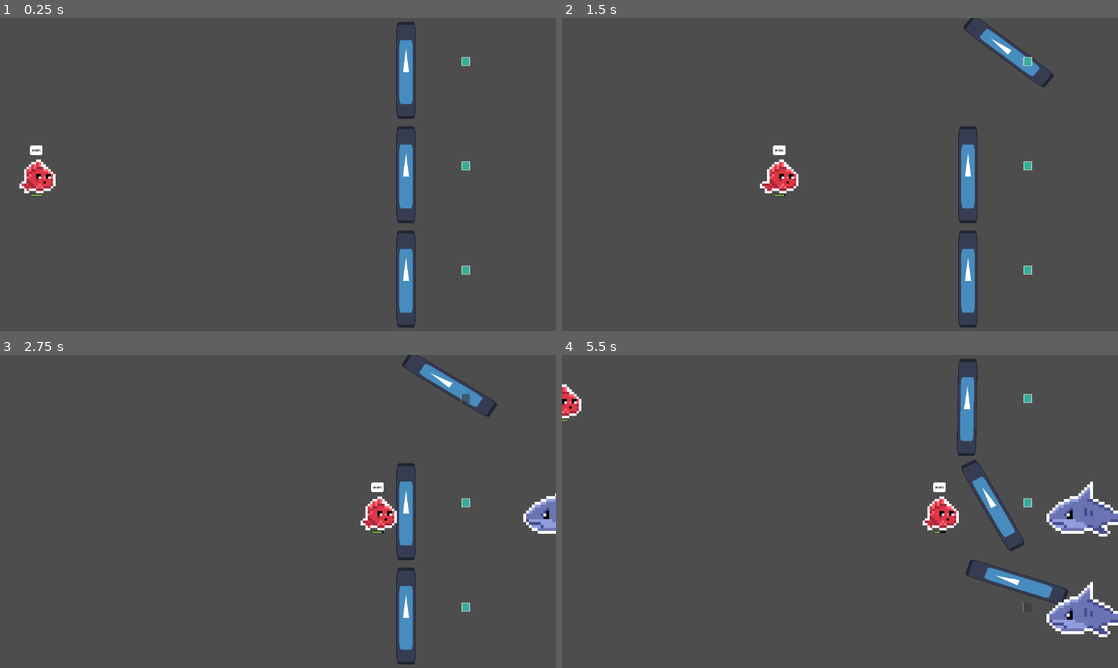
Above: before the commit, frames 1-4 (two rows, left to right).
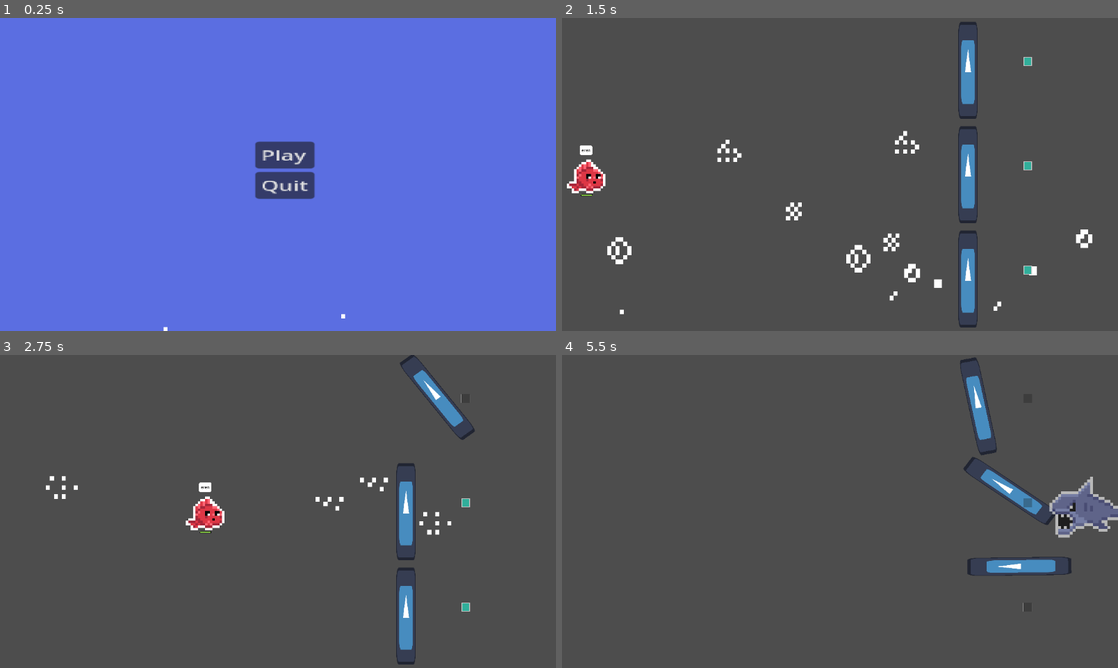
Above: after the commit, the same moments.

Repository: ernykt/fishjam_3
Game: Godot game, scene res://scenes/menu.tscn
Two runs of this game, one before a commit and one after it. Both use one fixed random seed, a clock stepped at 60 frames per second and the inputs below. Before the commit the project starts from res://scenes/main.tscn. The engine's default icon, where the game draws it, is replaced by a stand-in: a white triangle on a blue panel in a dark square.
Inputs (mouse positions are in pixels of both pictures, inside the frame that each line leads up to):
- Up to frame 1 (0.25 s): no input
- Up to frame 2 (1.5 s): click (1029, 61) at 0.52 s; click (845, 155) at 1.25 s, where only the run after the commit has a clickable "Play"
- Up to frame 3 (2.75 s): click (467, 398) at 2.02 s
- Up to frame 4 (5.5 s): click (1029, 502) at 2.77 s; click (1029, 608) at 3.52 s

The runs differ from the first frame. In frame 1, 100% of the frame differs, in the area x 0-100%, y 0-100%; in frame 2, 3.5%; in frame 3, 3.1%; in frame 4, 7.1%.
Error before the commit: Invalid assignment of property or key 'disabled' with value of type 'bool' on a base object of type 'null instance'. (res://scripts/door_1.gd:33)

Commit message:
menu

Diff:
--- a/project.godot
+++ b/project.godot
@@ -11,7 +11,7 @@
 [application]
 
 config/name="fishjam"
-run/main_scene="res://scenes/main.tscn"
+run/main_scene="res://scenes/menu.tscn"
 config/features=PackedStringArray("4.2", "Mobile")
 config/icon="res://icon.svg"
 
--- /dev/null
+++ b/scenes/bubble.tscn
@@ -0,0 +1,86 @@
+[gd_scene load_steps=13 format=3 uid="uid://qio331gnll4d"]
+
+[ext_resource type="Texture2D" uid="uid://crio7jgioocqo" path="res://sprites/Bubble_-_8x8.png" id="1_rg5dw"]
+[ext_resource type="Script" path="res://scripts/bubble.gd" id="2_j54cs"]
+
+[sub_resource type="AtlasTexture" id="AtlasTexture_ivhw0"]
+atlas = ExtResource("1_rg5dw")
+region = Rect2(0, 0, 8, 8)
+
+[sub_resource type="AtlasTexture" id="AtlasTexture_t5goe"]
+atlas = ExtResource("1_rg5dw")
+region = Rect2(8, 0, 8, 8)
+
+[sub_resource type="AtlasTexture" id="AtlasTexture_ehavp"]
+atlas = ExtResource("1_rg5dw")
+region = Rect2(16, 0, 8, 8)
+
+[sub_resource type="AtlasTexture" id="AtlasTexture_b13ms"]
+atlas = ExtResource("1_rg5dw")
+region = Rect2(24, 0, 8, 8)
+
+[sub_resource type="AtlasTexture" id="AtlasTexture_knwfn"]
+atlas = ExtResource("1_rg5dw")
+region = Rect2(32, 0, 8, 8)
+
+[sub_resource type="AtlasTexture" id="AtlasTexture_qio3b"]
+atlas = ExtResource("1_rg5dw")
+region = Rect2(40, 0, 8, 8)
+
+[sub_resource type="AtlasTexture" id="AtlasTexture_fxcax"]
+atlas = ExtResource("1_rg5dw")
+region = Rect2(48, 0, 8, 8)
+
+[sub_resource type="AtlasTexture" id="AtlasTexture_6cprx"]
+atlas = ExtResource("1_rg5dw")
+region = Rect2(56, 0, 8, 8)
+
+[sub_resource type="AtlasTexture" id="AtlasTexture_xudtk"]
+atlas = ExtResource("1_rg5dw")
+region = Rect2(64, 0, 8, 8)
+
+[sub_resource type="SpriteFrames" id="SpriteFrames_ibxht"]
+animations = [{
+"frames": [{
+"duration": 1.0,
+"texture": SubResource("AtlasTexture_ivhw0")
+}, {
+"duration": 1.0,
+"texture": SubResource("AtlasTexture_t5goe")
+}, {
+"duration": 1.0,
+"texture": SubResource("AtlasTexture_ehavp")
+}, {
+"duration": 1.0,
+"texture": SubResource("AtlasTexture_b13ms")
+}, {
+"duration": 1.0,
+"texture": SubResource("AtlasTexture_knwfn")
+}, {
+"duration": 1.0,
+"texture": SubResource("AtlasTexture_qio3b")
+}, {
+"duration": 1.0,
+"texture": SubResource("AtlasTexture_fxcax")
+}, {
+"duration": 1.0,
+"texture": SubResource("AtlasTexture_6cprx")
+}, {
+"duration": 1.0,
+"texture": SubResource("AtlasTexture_xudtk")
+}],
+"loop": false,
+"name": &"default",
+"speed": 5.0
+}]
+
+[node name="Node2D" type="AnimatedSprite2D"]
+z_index = -1
+scale = Vector2(8.25, 9.375)
+sprite_frames = SubResource("SpriteFrames_ibxht")
+autoplay = "default"
+frame = 8
+frame_progress = 1.0
+script = ExtResource("2_j54cs")
+
+[connection signal="animation_finished" from="." to="." method="_on_animation_finished"]
--- a/scenes/door_1.tscn
+++ b/scenes/door_1.tscn
@@ -55,6 +55,7 @@
 
 [node name="Button" type="Button" parent="Control"]
 z_index = 1
+layout_mode = 0
 offset_left = 387.0
 offset_top = 262.0
 offset_right = 446.0
--- a/scenes/menu.tscn
+++ b/scenes/menu.tscn
@@ -1,8 +1,83 @@
-[gd_scene load_steps=2 format=3 uid="uid://bikxd8cjpd8v6"]
+[gd_scene load_steps=15 format=3 uid="uid://bikxd8cjpd8v6"]
 
 [ext_resource type="Script" path="res://scripts/menu.gd" id="1_lfhuc"]
+[ext_resource type="Script" path="res://scripts/BubbleSpawner.gd" id="2_ptubg"]
+[ext_resource type="Texture2D" uid="uid://b6jjobevro6g" path="res://sprites/background.png" id="2_x114u"]
+[ext_resource type="Texture2D" uid="uid://crio7jgioocqo" path="res://sprites/Bubble_-_8x8.png" id="3_4y073"]
+
+[sub_resource type="AtlasTexture" id="AtlasTexture_khppm"]
+atlas = ExtResource("3_4y073")
+region = Rect2(0, 0, 8, 8)
+
+[sub_resource type="AtlasTexture" id="AtlasTexture_bu2ur"]
+atlas = ExtResource("3_4y073")
+region = Rect2(8, 0, 8, 8)
+
+[sub_resource type="AtlasTexture" id="AtlasTexture_ncwsf"]
+atlas = ExtResource("3_4y073")
+region = Rect2(16, 0, 8, 8)
+
+[sub_resource type="AtlasTexture" id="AtlasTexture_a2ojj"]
+atlas = ExtResource("3_4y073")
+region = Rect2(24, 0, 8, 8)
+
+[sub_resource type="AtlasTexture" id="AtlasTexture_77pp5"]
+atlas = ExtResource("3_4y073")
+region = Rect2(32, 0, 8, 8)
+
+[sub_resource type="AtlasTexture" id="AtlasTexture_tg56p"]
+atlas = ExtResource("3_4y073")
+region = Rect2(40, 0, 8, 8)
+
+[sub_resource type="AtlasTexture" id="AtlasTexture_c12jn"]
+atlas = ExtResource("3_4y073")
+region = Rect2(48, 0, 8, 8)
+
+[sub_resource type="AtlasTexture" id="AtlasTexture_y7amj"]
+atlas = ExtResource("3_4y073")
+region = Rect2(56, 0, 8, 8)
+
+[sub_resource type="AtlasTexture" id="AtlasTexture_jk3le"]
+atlas = ExtResource("3_4y073")
+region = Rect2(64, 0, 8, 8)
+
+[sub_resource type="SpriteFrames" id="SpriteFrames_dljco"]
+animations = [{
+"frames": [{
+"duration": 1.0,
+"texture": SubResource("AtlasTexture_khppm")
+}, {
+"duration": 1.0,
+"texture": SubResource("AtlasTexture_bu2ur")
+}, {
+"duration": 1.0,
+"texture": SubResource("AtlasTexture_ncwsf")
+}, {
+"duration": 1.0,
+"texture": SubResource("AtlasTexture_a2ojj")
+}, {
+"duration": 1.0,
+"texture": SubResource("AtlasTexture_77pp5")
+}, {
+"duration": 1.0,
+"texture": SubResource("AtlasTexture_tg56p")
+}, {
+"duration": 1.0,
+"texture": SubResource("AtlasTexture_c12jn")
+}, {
+"duration": 1.0,
+"texture": SubResource("AtlasTexture_y7amj")
+}, {
+"duration": 1.0,
+"texture": SubResource("AtlasTexture_jk3le")
+}],
+"loop": true,
+"name": &"default",
+"speed": 5.0
+}]
 
 [node name="Menu" type="Control"]
+z_index = -2
 layout_mode = 3
 anchors_preset = 15
 anchor_right = 1.0
@@ -10,6 +85,21 @@
 grow_horizontal = 2
 grow_vertical = 2
 script = ExtResource("1_lfhuc")
+
+[node name="Background" type="Sprite2D" parent="."]
+position = Vector2(576, 324)
+texture = ExtResource("2_x114u")
+
+[node name="BubbleSpawner" type="Node2D" parent="."]
+script = ExtResource("2_ptubg")
+
+[node name="Timer" type="Timer" parent="BubbleSpawner"]
+wait_time = 0.1
+autostart = true
+
+[node name="bubble" type="AnimatedSprite2D" parent="BubbleSpawner"]
+z_index = -1
+sprite_frames = SubResource("SpriteFrames_dljco")
 
 [node name="MarginContainer" type="MarginContainer" parent="."]
 layout_mode = 0
@@ -31,5 +121,6 @@
 text = "Quit
 "
 
+[connection signal="timeout" from="BubbleSpawner/Timer" to="BubbleSpawner" method="_on_timer_timeout"]
 [connection signal="pressed" from="MarginContainer/VBoxContainer/Play" to="." method="_on_play_pressed"]
 [connection signal="pressed" from="MarginContainer/VBoxContainer/Quit" to="." method="_on_quit_pressed"]
--- /dev/null
+++ b/scripts/BubbleSpawner.gd
@@ -0,0 +1,10 @@
+extends Node2D
+
+@onready var bubble = preload("res://scenes/bubble.tscn")
+
+
+func _on_timer_timeout():
+	var bubble_scene = bubble.instantiate()
+	bubble_scene.position.x = randi_range(50, 1100)
+	bubble_scene.position.y = 650
+	get_tree().root.add_child(bubble_scene)
--- /dev/null
+++ b/scripts/bubble.gd
@@ -0,0 +1,12 @@
+extends AnimatedSprite2D
+
+var SPEED = 300
+
+var random = randf_range(150, 300)
+
+# Called every frame. 'delta' is the elapsed time since the previous frame.
+func _process(delta):
+	position.y -= random * delta
+
+func _on_animation_finished():
+	queue_free()
--- a/scripts/door_1.gd
+++ b/scripts/door_1.gd
@@ -30,13 +30,13 @@
 		$DoorShape.disabled = false
 	if $DoorSprite.rotation_degrees >= 0:
 		in_position = false
-		$Button.disabled = false
+		$Control/Button.disabled = false
 
-func _on_detect_fish_body_entered(body):
+func _on_detect_fish_body_entered(_body):
 	#$DoorShape.set_deferred("disabled", false)
 	pass
 
 func _on_button_pressed():
 	can_rotate = false
-	$Button.disabled = true
+	$Control/Button.disabled = true
 	timer.start(2)
Binary file added: scripts/Bubble_-_8x8.png
Not shown, added: scripts/Bubble_-_8x8.png.import
Binary file added: sprites/Bubble_-_8x8.png
Not shown, added: sprites/Bubble_-_8x8.png.import
Binary file added: sprites/background.png
Not shown, added: sprites/background.png.import
Not shown, added: scenes/bub9A1F.tmp
